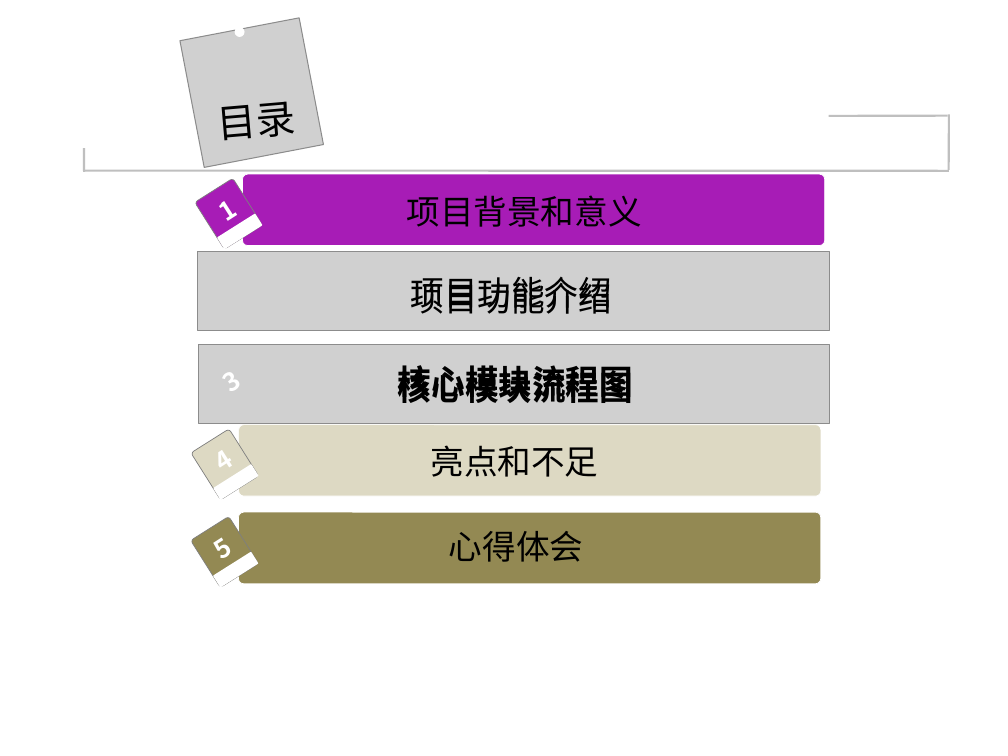
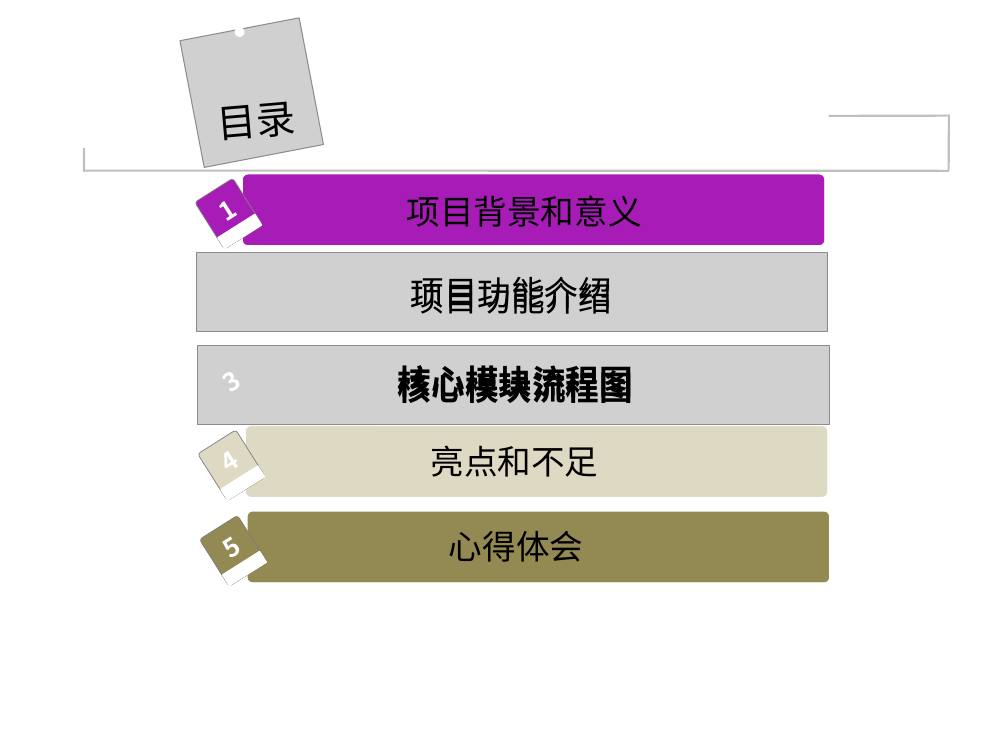
Before and after one commit to chuntong007/CY-work, a slide deck: slide 2 of 一阶项目文件/hx180310林春通一阶评审ppt模板.ppt. Drawn at 1008x756 pixels with LibreOffice and Linux fonts; fonts in the diff are those of the drawing; grey boxes stand for pictures; background and template pictures are left out. Boxes give left, top, right and bottom in pixels: in the first picture for what was removed or moved away, otherwise in the second. Text is boxed around its words. In the diff, an @@ line names an element or a change of style, - is before the commit and + after.

```diff
--- a/一阶项目文件/hx180310林春通一阶评审ppt模板.ppt
+++ b/一阶项目文件/hx180310林春通一阶评审ppt模板.ppt
@@ 2 rounded rectangles, 1 freeform shape: place and size @@
-2 rounded rectangles, 1 freeform shape at (191, 424, 822, 500)
+2 rounded rectangles, 1 freeform shape at (197, 425, 829, 501)
@@ 2 texts, 2 rounded rectangles, 1 freeform shape: place and size @@
-2 texts, 2 rounded rectangles, 1 freeform shape at (190, 451, 822, 588)
+2 texts, 2 rounded rectangles, 1 freeform shape at (199, 453, 830, 587)
```
Also in this commit, not shown: 9 other slides changed, 1 slide removed, 3 other files.
